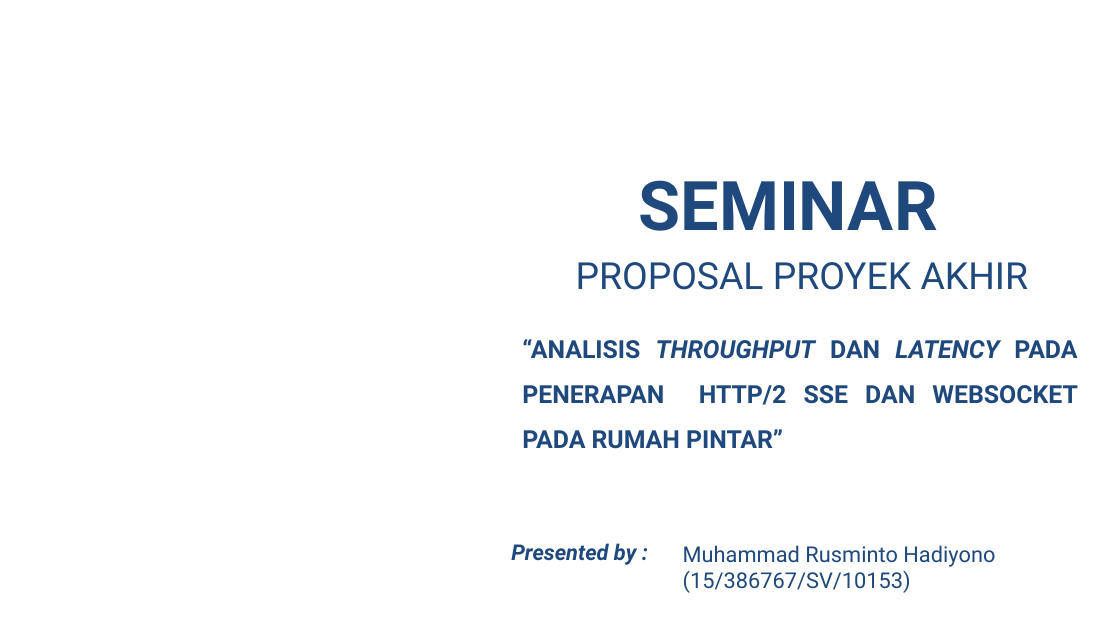
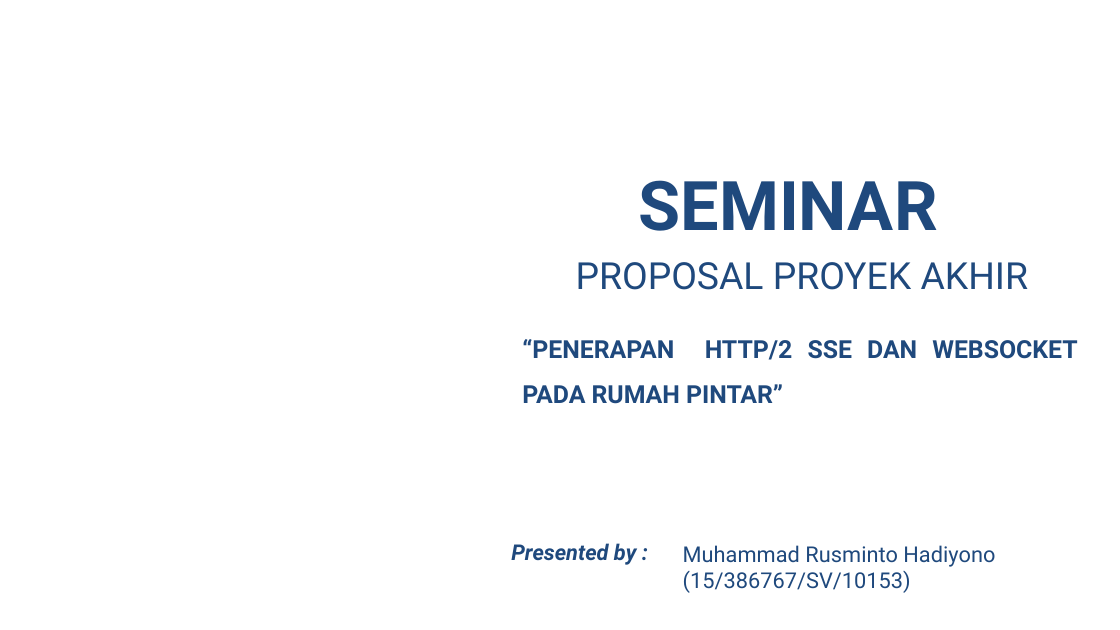
Before and after one commit to rusminto/ws_sse, a slide deck: slide 1 of berkas/ppt muham.pptx. Drawn at 1120x630 pixels with LibreOffice and Linux fonts; fonts in the diff are those of the drawing; background and template pictures are left out. Boxes give left, top, right and bottom in pixels: in the first picture for what was removed or moved away, otherwise in the second. Text is boxed around its words. In the diff, an @@ line names an element or a change of style, - is before the commit and + after.

```diff
--- a/berkas/ppt muham.pptx
+++ b/berkas/ppt muham.pptx
@@ text at box(522, 339, 1077, 404): text changed @@
-“ANALISIS THROUGHPUT DAN LATENCY PADA PENERAPAN HTTP/2 SSE DAN WEBSOCKET PADA RUMAH PINTAR”
+“PENERAPAN HTTP/2 SSE DAN WEBSOCKET PADA RUMAH PINTAR”
```
Also in this commit, not shown: 15 other slides changed, 9 slides added, 12 other files.
